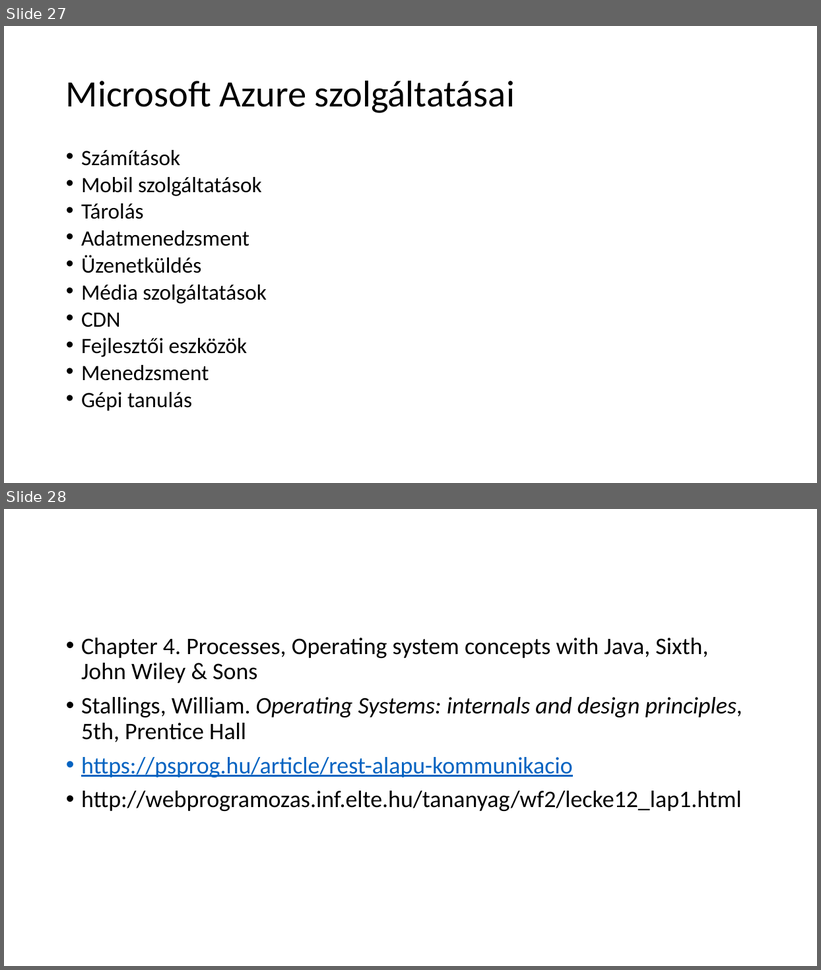
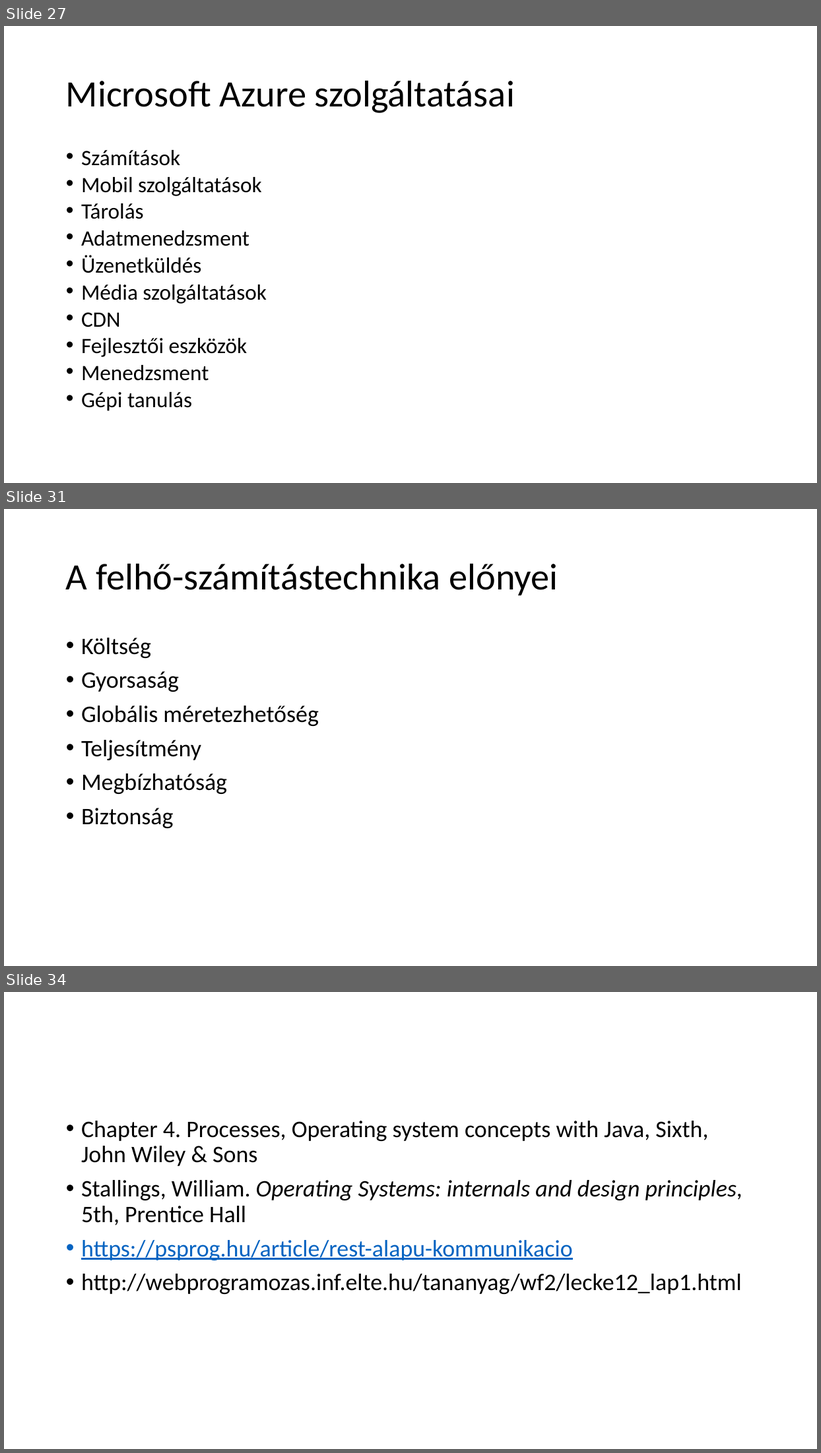
Before and after one commit to krsjakb/osztott-rendszerek-parhuzamos-programozas, a slide deck: Osztott rendszerek, párhuzamos programozás.pptx. Shown one above the other, each under a label of ours: slides 27 and 28 before the commit, slides 27, 31 and 34 after it; the slides between them are not shown. The pictures are 821x970 and 821x1453 pixels, drawn with LibreOffice and Linux fonts; fonts in the diff are those of the drawing. Boxes give left, top, right and bottom in pixels: in the first picture for what was removed or moved away, otherwise in the second. Text is boxed around its words. In the diff, an @@ line names an element or a change of style, - is before the commit and + after.

Commit message:
Felhőszolgáltatások

```diff
--- a/Osztott rendszerek, párhuzamos programozás.pptx
+++ b/Osztott rendszerek, párhuzamos programozás.pptx
@@ slide 31 added at (4, 509, 817, 966), background #FFFFFF @@
@@ title added at (66, 563, 558, 595), 44 pt, text #000000 @@
+A felhő-számítástechnika előnyei
@@ text added at (81, 638, 318, 828), 28 pt, text #000000 @@
+• Költség
+• Gyorsaság
+• Globális méretezhetőség
+• Teljesítmény
+• Megbízhatóság
+• Biztonság
@@ what was slide 28 is now slide 34 @@
```
Also in this commit, not shown: 1 slide changed, 5 other slides added.
